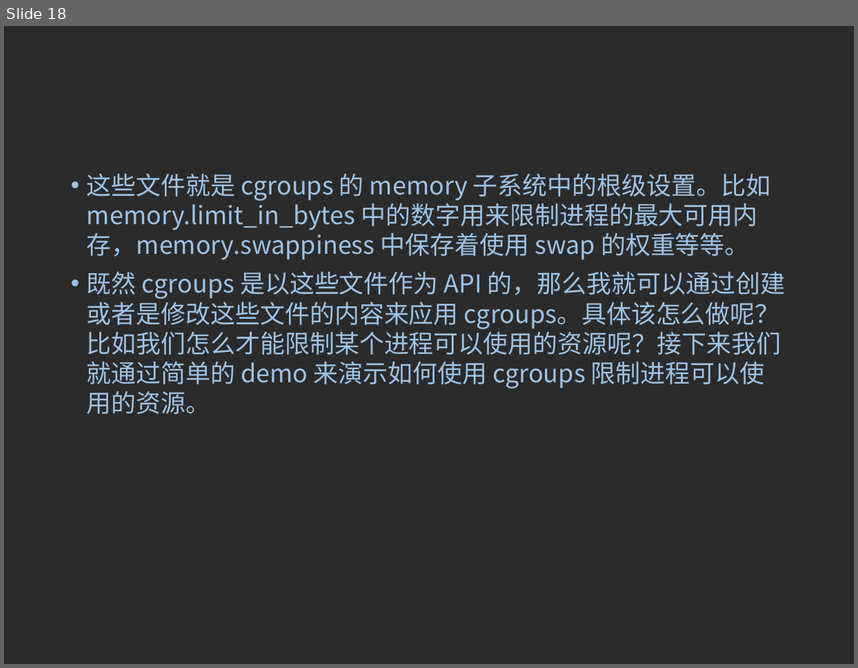
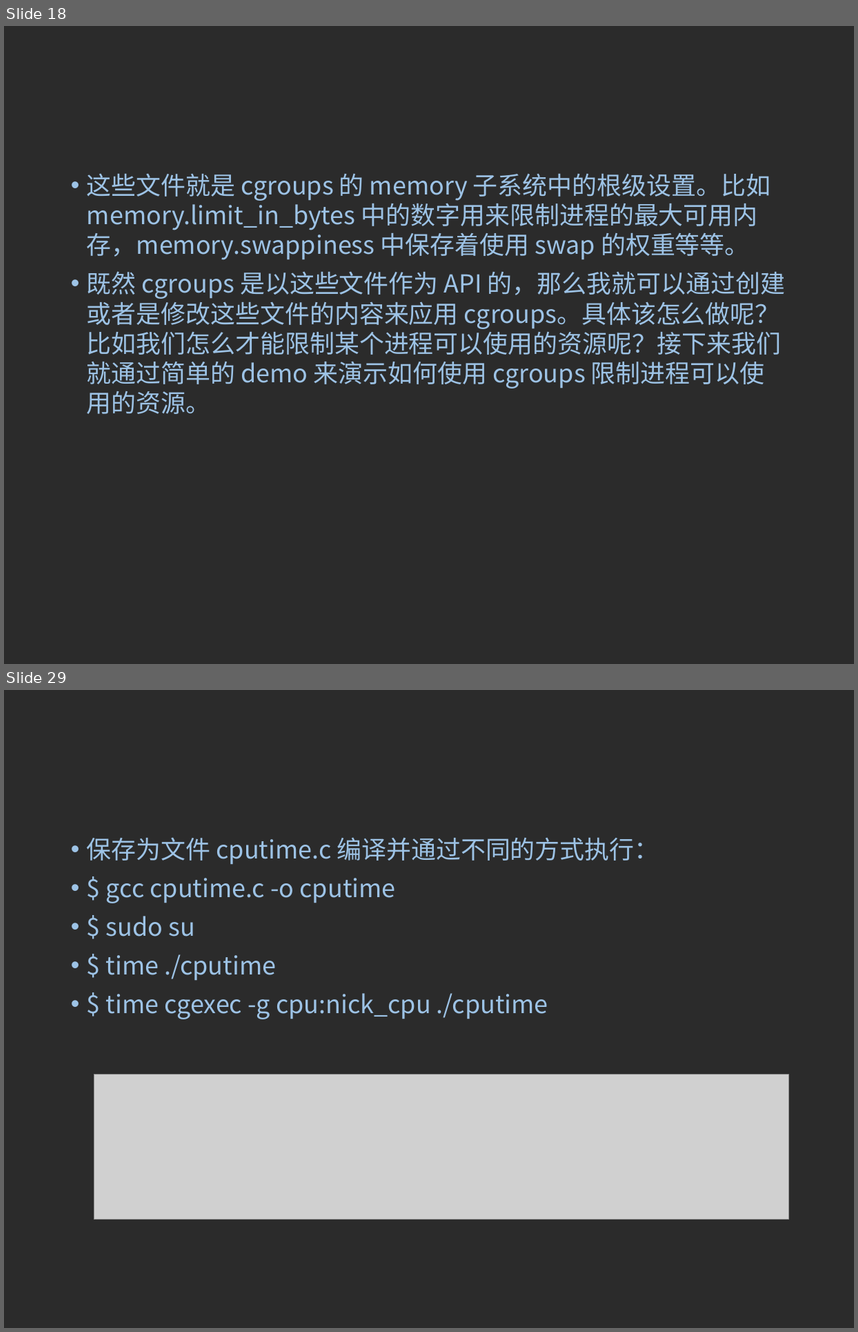
Before and after one commit to 15905100791/learning-records, a slide deck: Cgroups/CGroups简介.ppt. Shown one above the other, each under a label of ours: slide 18 before the commit, slides 18 and 29 after it; the slides between them are not shown. The pictures are 858x668 and 858x1332 pixels, drawn with LibreOffice and Linux fonts; fonts in the diff are those of the drawing; grey boxes stand for pictures; background and template pictures are left out; a plain dark background stands for a picture behind light text. Boxes give left, top, right and bottom in pixels: in the first picture for what was removed or moved away, otherwise in the second. Text is boxed around its words. In the diff, an @@ line names an element or a change of style, - is before the commit and + after.

```diff
--- a/Cgroups/CGroups简介.ppt
+++ b/Cgroups/CGroups简介.ppt
@@ slide 29 added at box(4, 690, 854, 1328), background picture (left out) @@
@@ text added at box(87, 837, 659, 1019), 21 pt, text #9DC3E6 @@
+• 保存为文件 cputime.c 编译并通过不同的方式执行：
+• $ gcc cputime.c -o cputime
+• $ sudo su
+• $ time ./cputime
+• $ time cgexec -g cpu:nick_cpu ./cputime
@@ picture added at box(94, 1074, 789, 1219) @@
```
Also in this commit, not shown: 1 slide changed, 16 other slides added, 3 slides removed, 3 other files.
